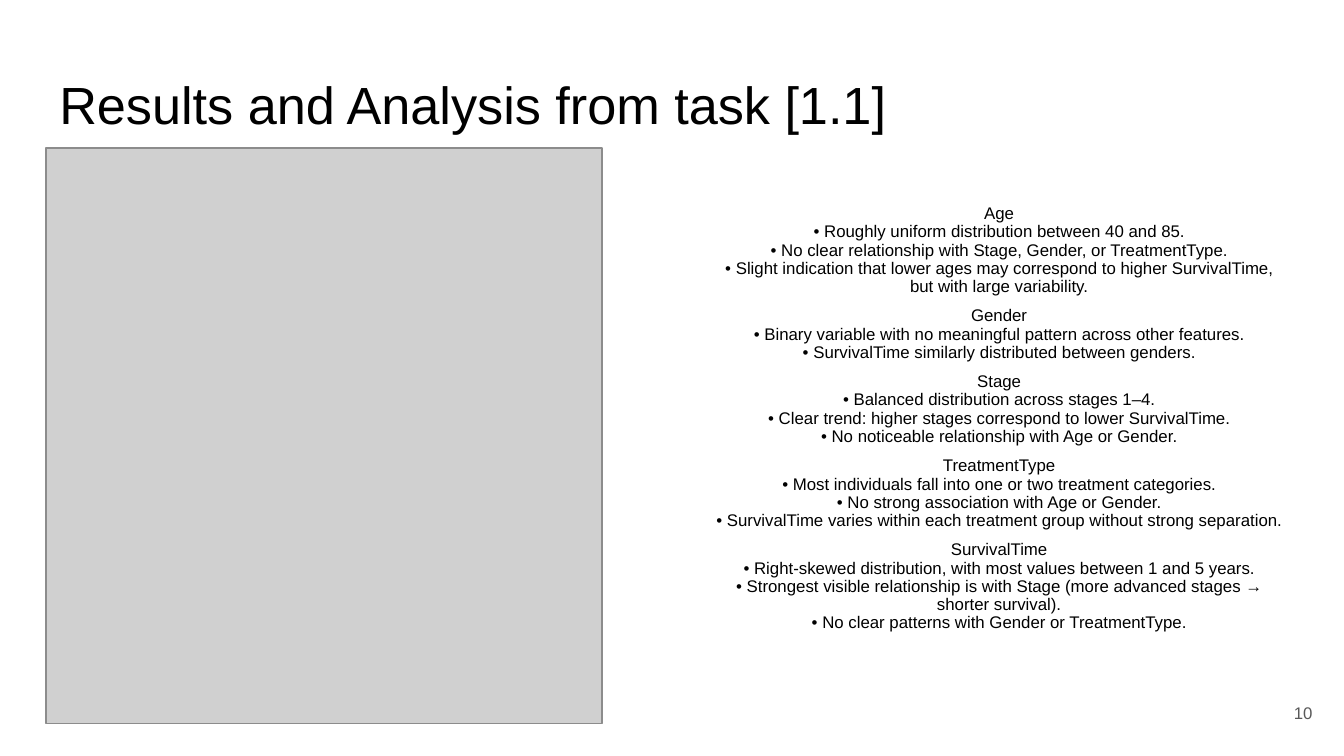
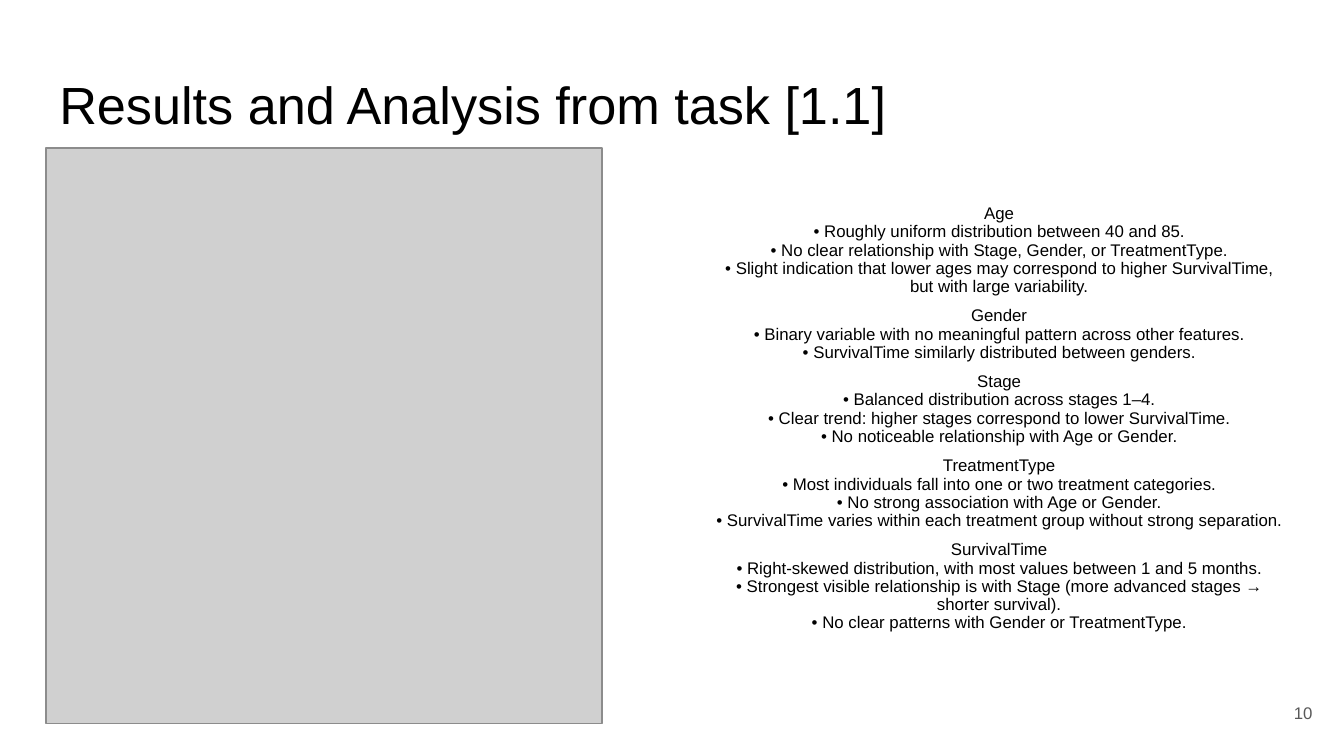
Before and after one commit to zepedrocosta/AA-Projeto2, a slide deck: slide 10 of Slides.pptx. Drawn at 1344x756 pixels with LibreOffice and Linux fonts; fonts in the diff are those of the drawing; grey boxes stand for pictures. Boxes give left, top, right and bottom in pixels: in the first picture for what was removed or moved away, otherwise in the second. Text is boxed around its words. In the diff, an @@ line names an element or a change of style, - is before the commit and + after.

Commit message:
updated slides

```diff
--- a/Slides.pptx
+++ b/Slides.pptx
@@ text at bbox=[747, 542, 1262, 632]: text changed @@
-SurvivalTime
-• Right-skewed distribution, with most values between 1 and 5 years.
-• Strongest visible relationship is with Stage (more advanced stages → shorter survival).
-• No clear patterns with Gender or TreatmentType.
+SurvivalTime
+• Right-skewed distribution, with most values between 1 and 5 months.
+• Strongest visible relationship is with Stage (more advanced stages → shorter survival).
+• No clear patterns with Gender or TreatmentType.
```
Also in this commit, not shown: 3 other slides changed, 2 slides added.
